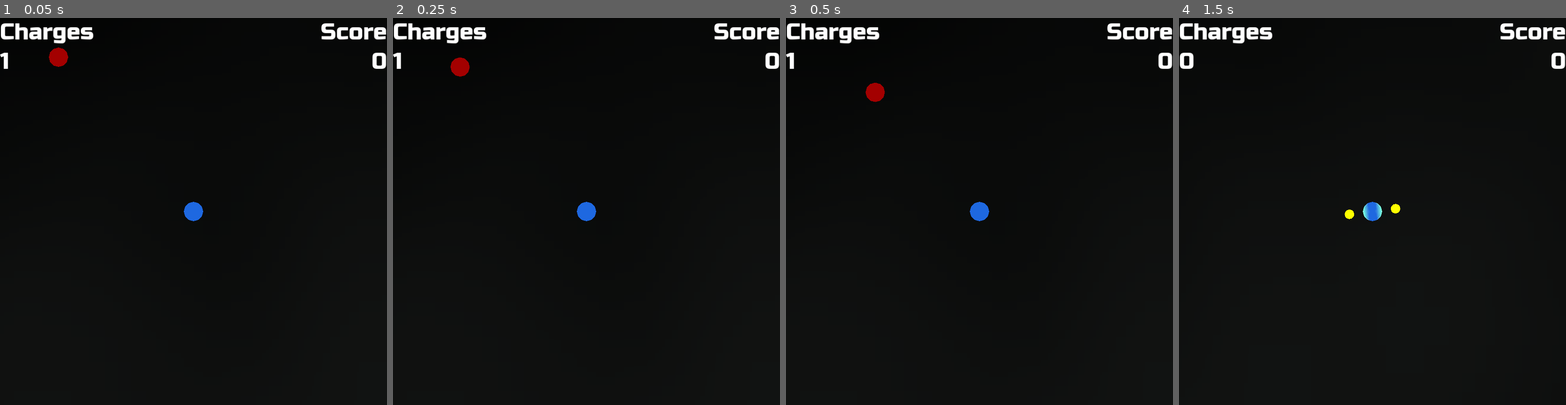
Above: before the commit, frames 1-4 (left to right).
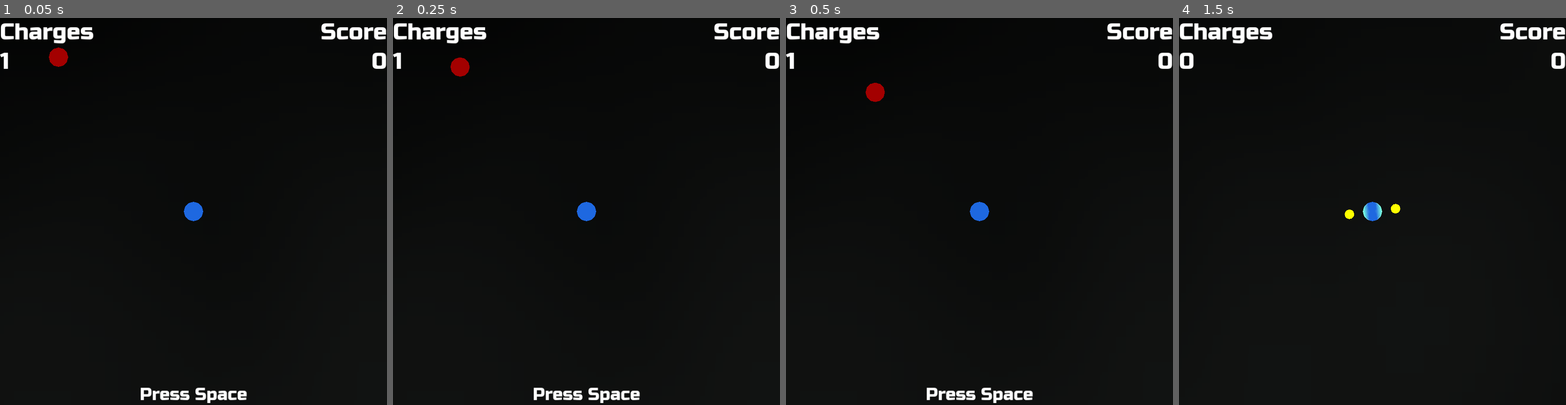
Above: after the commit, the same moments.

Repository: doctor-g/LD55
Game: Godot game, scene res://world.tscn
Same seed, same stepped clock (60 frames per second), same inputs: the game is played once before the commit and once after it.
Inputs (mouse positions are in pixels of both pictures, inside the frame that each line leads up to):
- Up to frame 1 (0.05 s): no input
- Up to frame 2 (0.25 s): no input
- Up to frame 3 (0.5 s): no input
- Up to frame 4 (1.5 s): tap Space (summon) at 0.5, 0.6, 1.35 s; move the mouse to (1457, 192) at 0.52 s; hold D (move_right) 0.53-1.28 s; move the mouse to (1295, 230) at 1.27 s; hold S (move_down) from 1.28 s (still down)

The runs differ from the first frame. In frame 1, 0.5% of the frame differs, in the area x 36-64%, y 95-100%; in frame 2, 0.5%; in frame 3, 0.5%; in frame 4, nothing differs.

Commit message:
Show instructions

Diff:
--- a/project/hero.gd
+++ b/project/hero.gd
@@ -1,5 +1,6 @@
 extends CharacterBody3D
 
+signal summoned_satellites
 signal death_finished
 
 const SPEED := 20.0
@@ -54,6 +55,7 @@
 			)
 
 		$SummonSound.play()
+		summoned_satellites.emit()
 
 
 func charge() -> void:
--- a/project/world.gd
+++ b/project/world.gd
@@ -45,3 +45,7 @@
 			get_tree().change_scene_to_file("res://world.tscn")
 		else:
 			get_tree().change_scene_to_file("res://title_screen.tscn")
+
+
+func _on_hero_summoned_satellites() -> void:
+	create_tween().tween_property(%Instructions, "modulate:a", 0, 0.5)
--- a/project/world.tscn
+++ b/project/world.tscn
@@ -100,9 +100,26 @@
 label_settings = SubResource("LabelSettings_jgmt4")
 horizontal_alignment = 1
 
+[node name="Instructions" type="Label" parent="."]
+unique_name_in_owner = true
+anchors_preset = 7
+anchor_left = 0.5
+anchor_top = 1.0
+anchor_right = 0.5
+anchor_bottom = 1.0
+offset_left = -370.5
+offset_top = -59.0
+offset_right = 370.5
+grow_horizontal = 2
+grow_vertical = 0
+text = "Press Space"
+label_settings = SubResource("LabelSettings_jgmt4")
+horizontal_alignment = 1
+
 [node name="AudioStreamPlayer" type="AudioStreamPlayer" parent="."]
 stream = ExtResource("5_1wi3g")
 autoplay = true
 bus = &"Music"
 
 [connection signal="death_finished" from="Hero" to="." method="_on_hero_death_finished"]
+[connection signal="summoned_satellites" from="Hero" to="." method="_on_hero_summoned_satellites"]
